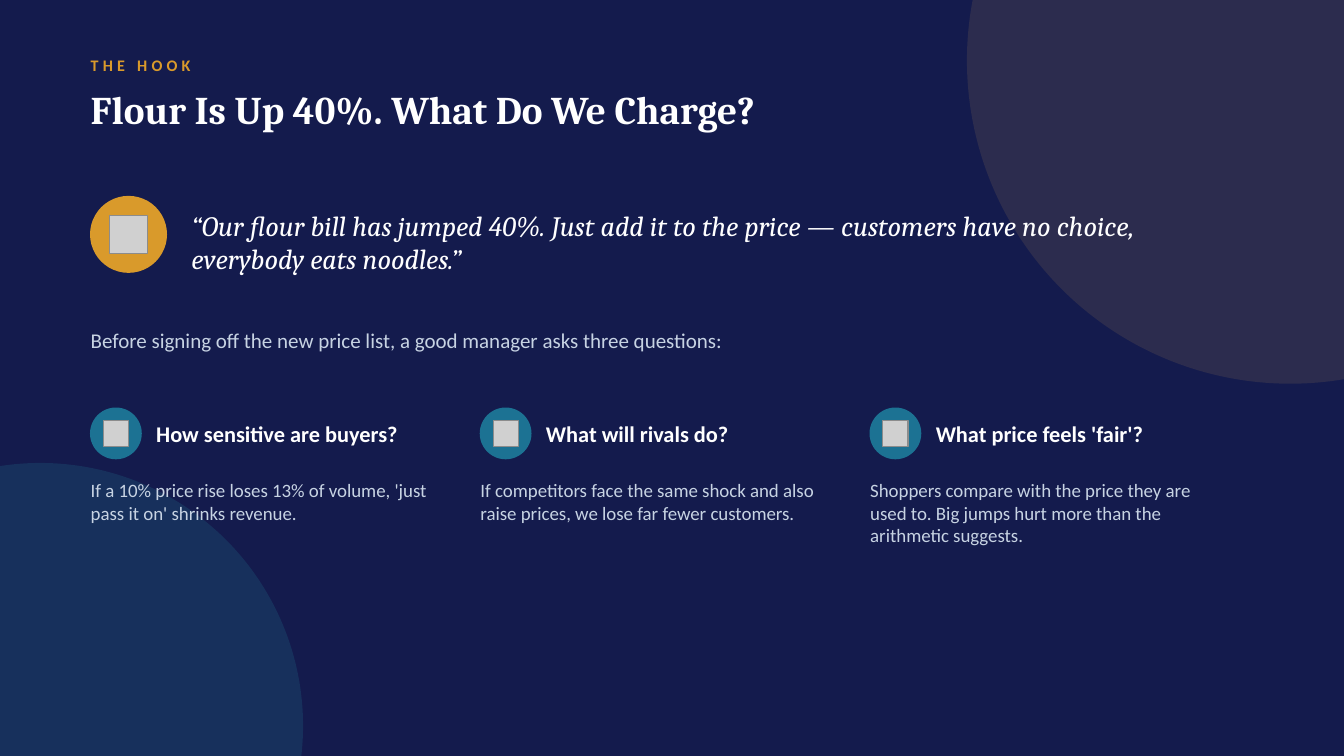
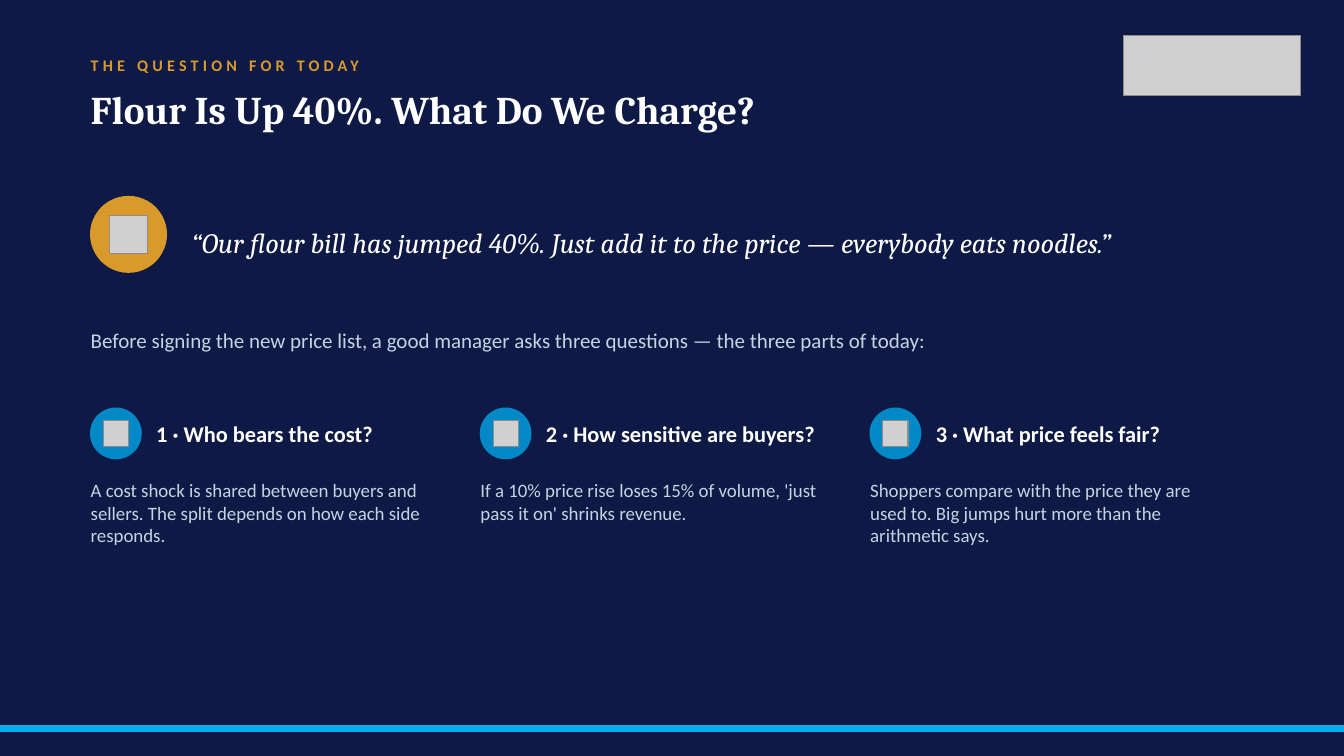
Before and after one commit to adibongo/eegb, a slide deck: slide 2 of sessions/s02/slides/EEGB_S02_Demand_Supply_Elasticity_with_Behavioural_Insights.pptx (slide 5 before the commit). Drawn at 1344x756 pixels with LibreOffice and Linux fonts; fonts in the diff are those of the drawing; grey boxes stand for pictures; background and template pictures are left out. Boxes give left, top, right and bottom in pixels: in the first picture for what was removed or moved away, otherwise in the second. Text is boxed around its words. In the diff, an @@ line names an element or a change of style, - is before the commit and + after.

```diff
--- a/sessions/s02/slides/EEGB_S02_Demand_Supply_Elasticity_with_Behavioural_Insights.pptx
+++ b/sessions/s02/slides/EEGB_S02_Demand_Supply_Elasticity_with_Behavioural_Insights.pptx
@@ background #141B4D to picture (left out) @@
@@ ellipse removed at [968, 0, 1344, 383] @@
@@ picture added at [1124, 35, 1301, 96] @@
@@ text at [91, 60, 190, 71]: text changed @@
-THE HOOK
+THE QUESTION FOR TODAY
@@ text at [191, 233, 1111, 259]: text changed @@
-“Our flour bill has jumped 40%. Just add it to the price — customers have no choice, everybody eats noodles.”
+“Our flour bill has jumped 40%. Just add it to the price — everybody eats noodles.”
@@ text at [91, 333, 925, 352]: text changed @@
-Before signing off the new price list, a good manager asks three questions:
+Before signing the new price list, a good manager asks three questions — the three parts of today:
@@ fill #1C7293 to #0088C7; outline #1C7293 1 pt to #0088C7 1 pt in 3 elements at [91, 408, 141, 459], [481, 408, 531, 459], [870, 408, 921, 459] @@
@@ text added at [156, 426, 373, 442], 16 pt, text #FFFFFF, bold @@
+1 · Who bears the cost?
@@ text at [546, 426, 814, 446]: text changed @@
-How sensitive are buyers?
+2 · How sensitive are buyers?
@@ text removed at [546, 426, 728, 442] @@
-What will rivals do?
@@ text at [936, 426, 1159, 446]: text changed @@
-What price feels 'fair'?
+3 · What price feels fair?
@@ ellipse removed at [0, 464, 302, 756] @@
@@ text added at [91, 484, 420, 545], 13.5 pt, text #C7D3E3 @@
+A cost shock is shared between buyers and sellers. The split depends on how each side responds.
@@ text at [480, 484, 816, 523]: text changed @@
-If a 10% price rise loses 13% of volume, 'just pass it on' shrinks revenue.
+If a 10% price rise loses 15% of volume, 'just pass it on' shrinks revenue.
@@ text removed at [480, 484, 814, 523] @@
-If competitors face the same shock and also raise prices, we lose far fewer customers.
@@ text at [870, 484, 1191, 545]: text changed @@
-Shoppers compare with the price they are used to. Big jumps hurt more than the arithmetic suggests.
+Shoppers compare with the price they are used to. Big jumps hurt more than the arithmetic says.
@@ rectangle added at [0, 726, 1344, 732], fill #00AEEF, outline #00AEEF 1 pt @@
```
Also in this commit, not shown: 23 other slides changed, 15 slides added, 5 slides removed, 27 other files.
